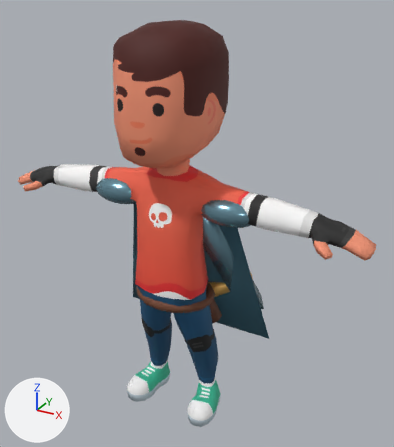
What one commit did to the glTF model assets/models/production/mosswatch_hero.glb.
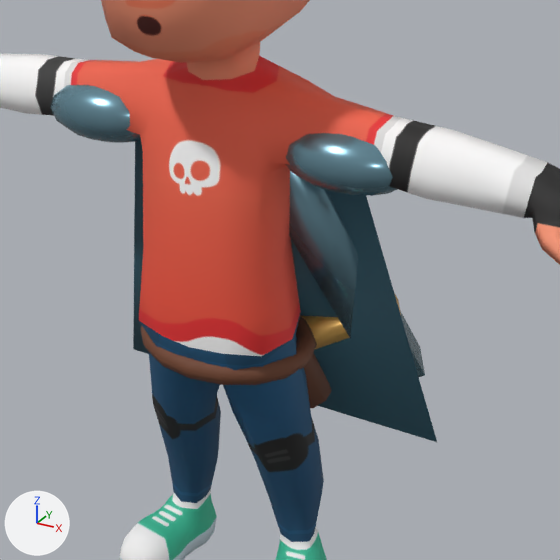
Each version is shown whole from a 50 mm lens placed at (2.65, -4.34, 4.44), pointed at (0.14, 0.23, 2.15), then close up on the part from 19% to 82% of the width and 31% to 88% of the height. The lights are fixed; the arrows at lower left show +X, +Y and +Z. The last two pictures show the newer version. Where no turn or scale is listed for an object, it has been applied to the vertices.

Script lines for the objects in view, before the commit:
```python
ob_mosswatch_backblade = bpy.data.objects.new('Mosswatch_Backblade', me_cube_001)
ob_mosswatch_backblade.location = (0.42, 0.31, 1.82)
ob_mosswatch_belt = bpy.data.objects.new('Mosswatch_Belt', me_torus)
ob_mosswatch_belt.location = (0.0, 0.0, 1.42)
ob_mosswatch_shoulder = bpy.data.objects.new('Mosswatch_Shoulder', me_sphere_001)
ob_mosswatch_shoulder.parent = ob_charactermedium
ob_mosswatch_shoulder.location = (-0.564, 0.0, 2.255)
ob_mosswatch_shoulder.scale = (0.909, 0.909, 0.909)
ob_mosswatch_shoulder_001 = bpy.data.objects.new('Mosswatch_Shoulder.001', me_sphere_002)
ob_mosswatch_shoulder_001.parent = ob_charactermedium
ob_mosswatch_shoulder_001.location = (0.564, 0.0, 2.255)
ob_mosswatch_shoulder_001.scale = (0.909, 0.909, 0.909)
# also in view: 'Mosswatch_BackbladeGrip' at (0.16, 0.33, 1.18); 'characterMedium.001' at (0.0, 0.01, 2.07); 'Mosswatch_BackbladeGuard' at (0.27, 0.33, 1.35); 'Mosswatch_Cloak' at (0.0, 0.36, 1.62)
```
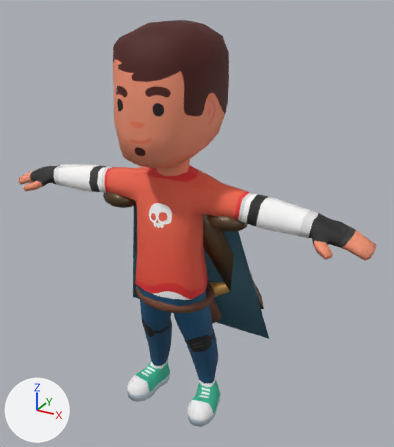
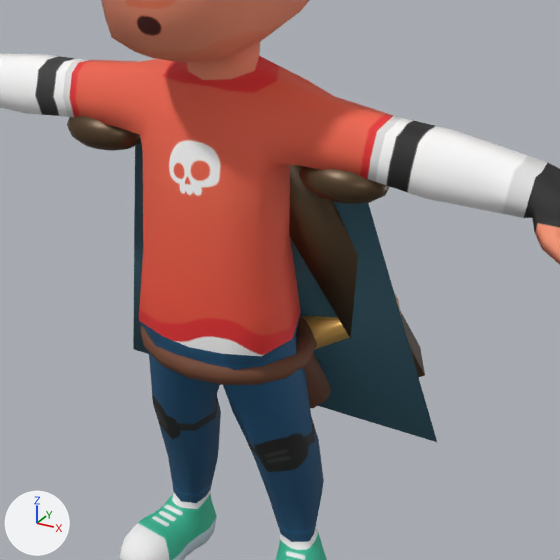
Changed parts and their boxes [x1, y1, x2, y2] in the close-ups (560 x 560 px):
'Mosswatch_Backblade', recoloured, surface changed (cyan to brown): [289, 171, 425, 377] in both
'Mosswatch_Shoulder.001', recoloured, surface changed, moved, rescaled: before [285, 133, 398, 196]; after [299, 166, 390, 204]
'Mosswatch_Shoulder', recoloured, surface changed, moved, rescaled: before [50, 85, 141, 143]; after [67, 116, 141, 151]

What the commit changed:
Material 'Mosswatch_Steel' (mat_mosswatch_steel) changes colour from cyan #769ead to brown #57422b; in linear values from (0.18, 0.34, 0.42) to (0.095, 0.055, 0.024).
In material 'Mosswatch_Steel' (mat_mosswatch_steel), roughness goes from 0.22 to 0.38.
Object 'Mosswatch_Shoulder' (ob_mosswatch_shoulder) moves from (-0.564, 0.0, 2.255) to (-0.564, -0.0364, 2.173).
Object 'Mosswatch_Shoulder' (ob_mosswatch_shoulder) is rescaled from (0.909, 0.909, 0.909) to (0.582, 0.582, 0.582).
Object 'Mosswatch_Shoulder.001' (ob_mosswatch_shoulder_001) moves from (0.564, 0.0, 2.255) to (0.564, -0.0364, 2.173).
Object 'Mosswatch_Shoulder.001' (ob_mosswatch_shoulder_001) is rescaled from (0.909, 0.909, 0.909) to (0.582, 0.582, 0.582).
